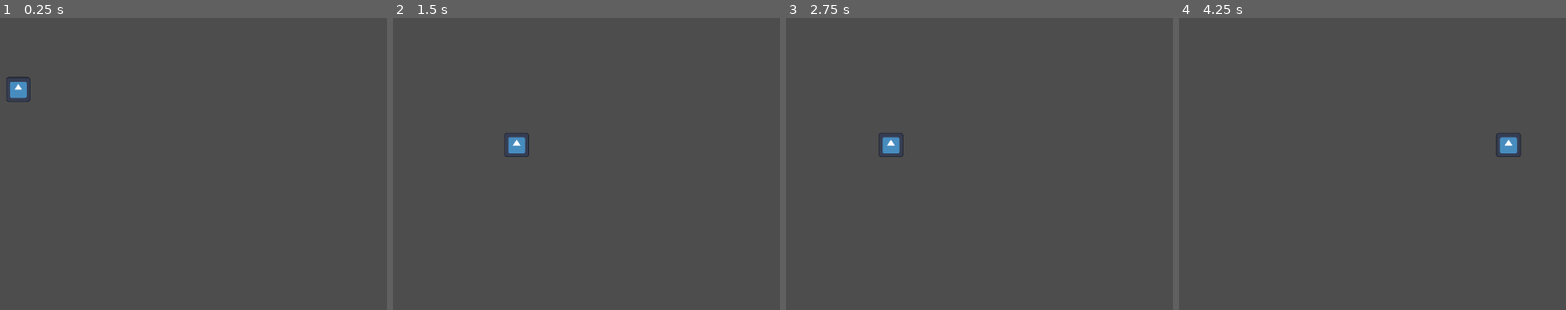
Above: before the commit, frames 1-4 (left to right).
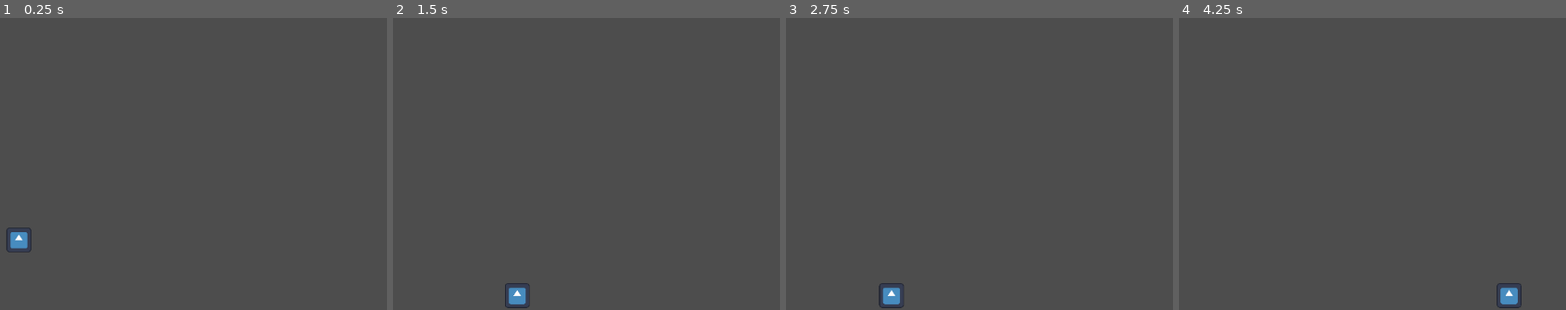
Above: after the commit, the same moments.

Repository: KevinStirling/godot-tools
Game: Godot game, scene res://patterns/generic_state_machine/TestScene.tscn
The game is run twice, just before and just after one commit, with the same random seed, the same clock (stepped at 60 frames per second) and the same inputs. The project has no main scene, so this scene is started directly. The engine's default icon, where the game draws it, is replaced by a stand-in: a white triangle on a blue panel in a dark square.
Inputs:
- Up to frame 1 (0.25 s): no input
- Up to frame 2 (1.5 s): tap Enter (ui_accept) at 0.5, 0.77 s; hold D (right) from 0.53 s (still down)
- Up to frame 3 (2.75 s): tap Enter (ui_accept) at 1.52 s; release D (right) at 2.03 s; hold A (left) from 2.03 s (still down)
- Up to frame 4 (4.25 s): release A (left) at 2.78 s; hold D (right) from 2.78 s (still down); tap Enter (ui_accept) at 3.02, 3.77 s

The runs differ from the first frame. In frame 1, 0.7% of the frame differs, in the area x 1-9%, y 20-81%; in frame 2, 0.7%; in frame 3, 0.7%; in frame 4, 0.8%, in the area x 81-89%, y 39-100%.

Commit message:
update README.md

Diff:
--- a/patterns/generic_state_machine/TestScene.tscn
+++ b/patterns/generic_state_machine/TestScene.tscn
@@ -40,7 +40,7 @@
 shape = SubResource("RectangleShape2D_1nheb")
 
 [node name="Camera2D" type="Camera2D" parent="."]
-position = Vector2(565, 358)
+position = Vector2(562, -423)
 zoom = Vector2(0.3, 0.3)
 
 [editable path="CharacterBody2D"]
Not shown, changed: README.md
